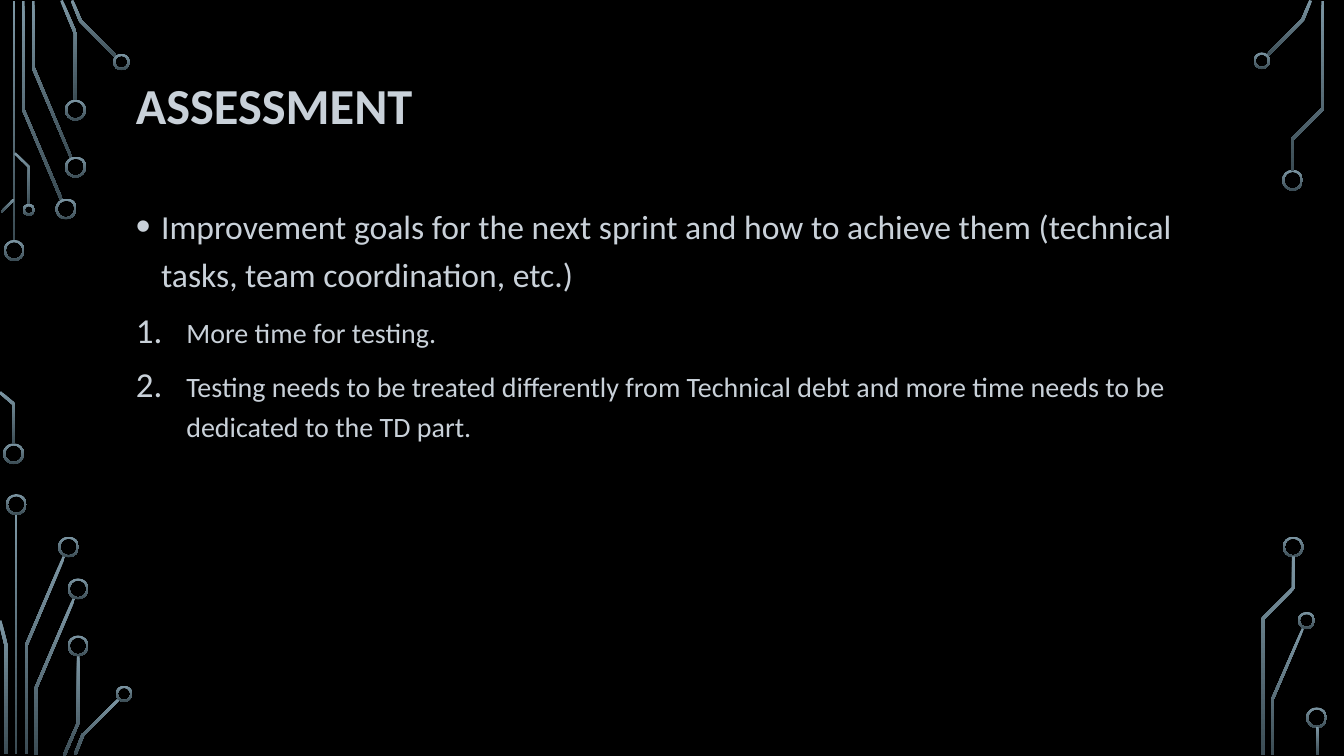
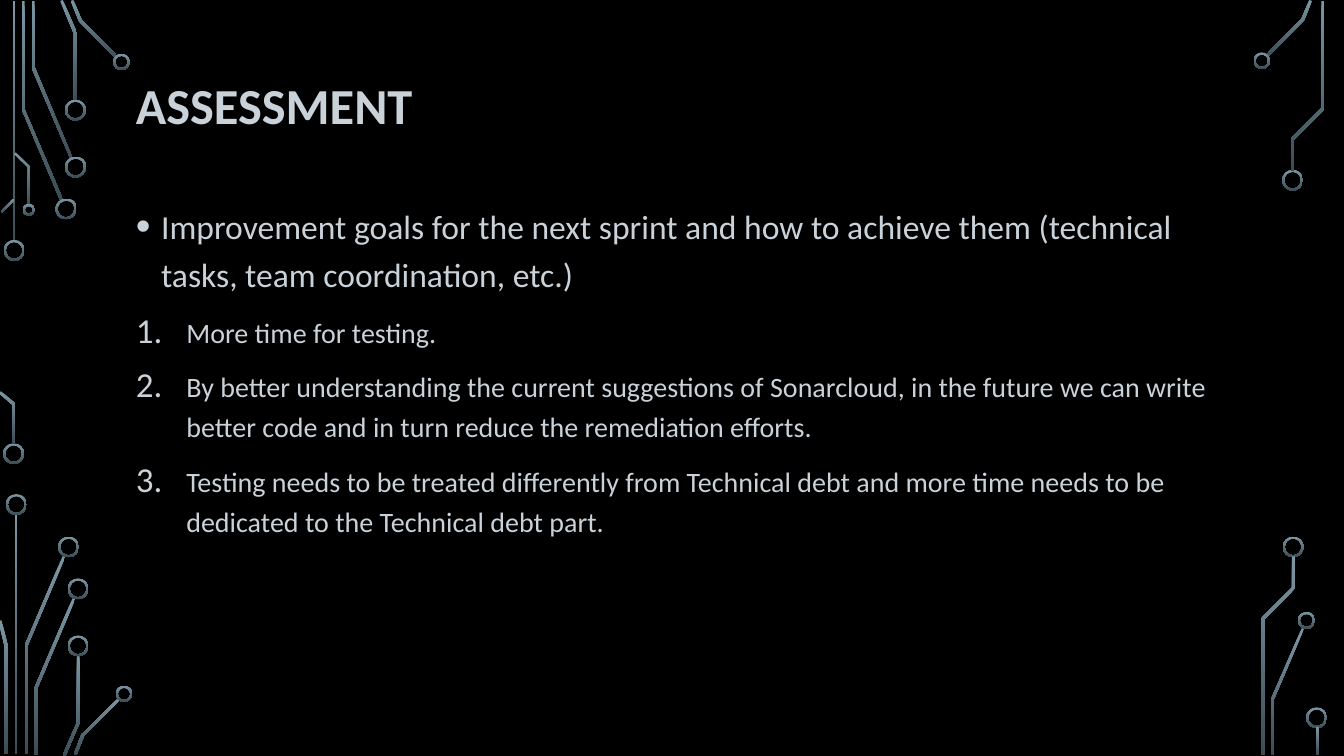
Before and after one commit to HeydarliAtabay/SolidarityPurchasingGroup, a slide deck: slide 16 of Retrospective/Sprint 1 - Retrospective.pptx. Drawn at 1344x756 pixels with LibreOffice and Linux fonts; fonts in the diff are those of the drawing; background and template pictures are left out. Boxes give left, top, right and bottom in pixels: in the first picture for what was removed or moved away, otherwise in the second. Text is boxed around its words. In the diff, an @@ line names an element or a change of style, - is before the commit and + after.

```diff
--- a/Retrospective/Sprint 1 - Retrospective.pptx
+++ b/Retrospective/Sprint 1 - Retrospective.pptx
@@ text at [186,377,1205,537]: text changed @@
-2. Testing needs to be treated differently from Technical debt and more time needs to be dedicated to the TD part.
+2. By better understanding the current suggestions of Sonarcloud, in the future we can write better code and in turn reduce the remediation efforts.
+3. Testing needs to be treated differently from Technical debt and more time needs to be dedicated to the Technical debt part.
```
Also in this commit, not shown: 3 other slides changed, 1 other file.
